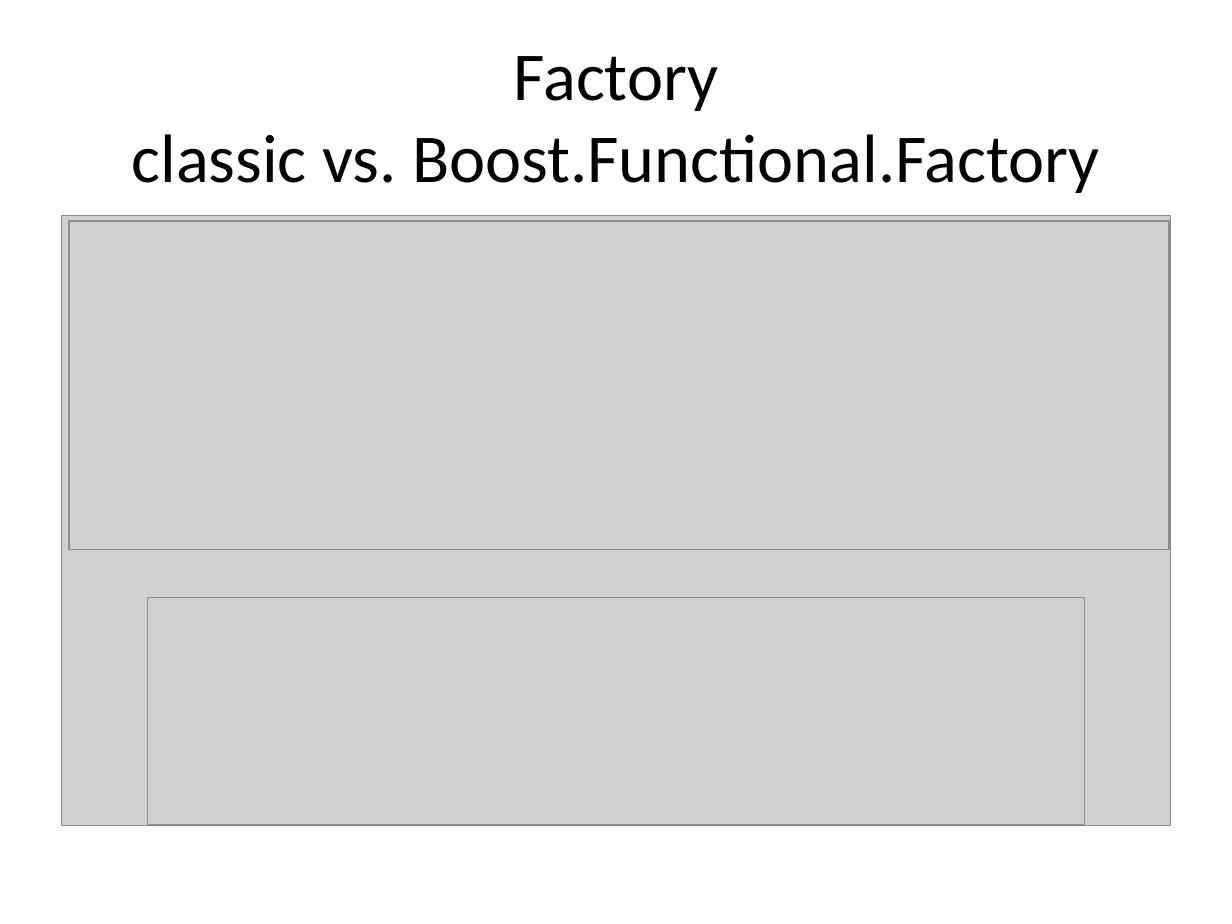
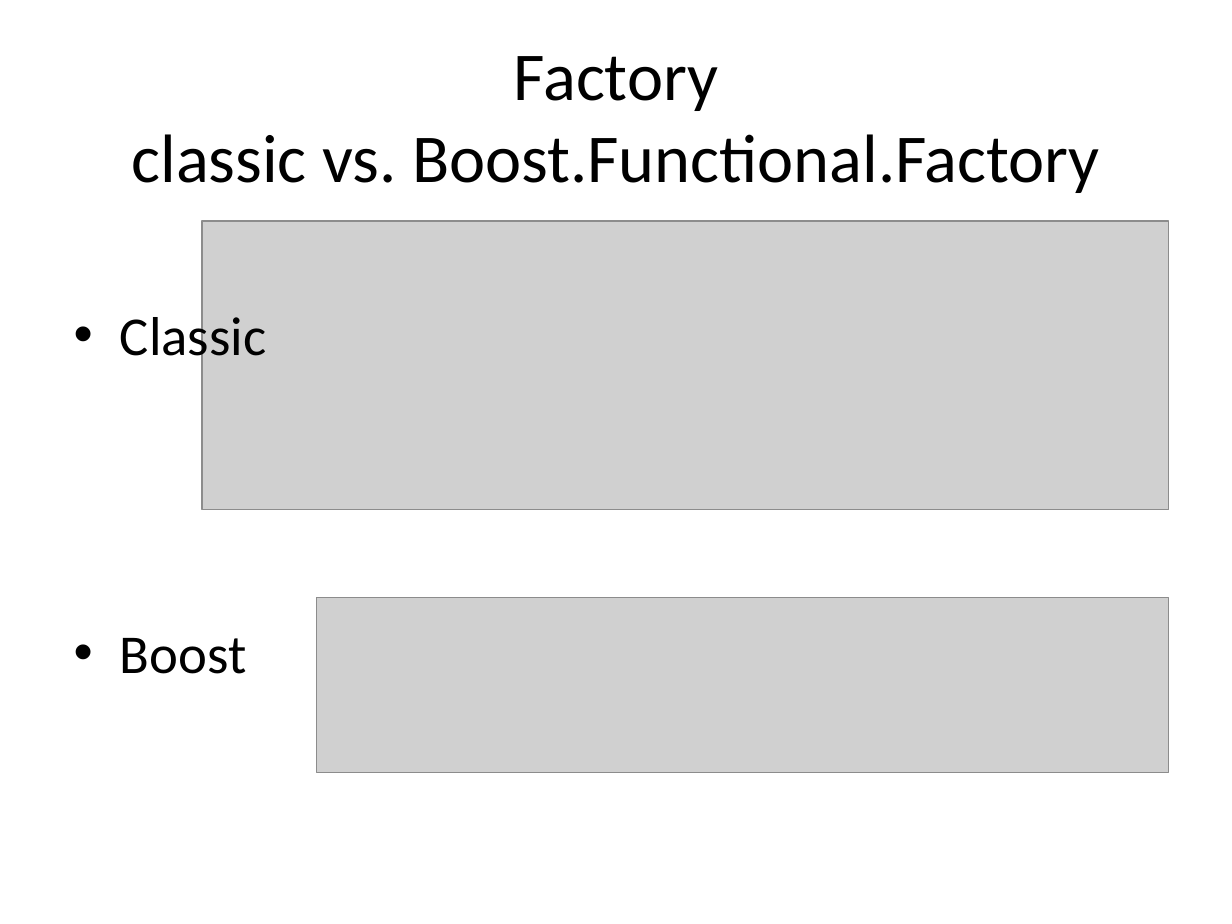
Before and after one commit to kamyu104/GofPatterns, a slide deck: slide 63 of Effective patterns.ppt (slide 68 before the commit). Drawn at 1232x924 pixels with LibreOffice and Linux fonts; fonts in the diff are those of the drawing; grey boxes stand for pictures. Boxes give left, top, right and bottom in pixels: in the first picture for what was removed or moved away, otherwise in the second. Text is boxed around its words. In the diff, an @@ line names an element or a change of style, - is before the commit and + after.

```diff
--- a/Effective patterns.ppt
+++ b/Effective patterns.ppt
@@ picture removed at (x1=62, y1=216, x2=1170, y2=825) @@
@@ picture resized from (x1=69, y1=222, x2=1169, y2=549) to (x1=202, y1=222, x2=1169, y2=510) @@
@@ text added at (x1=120, y1=310, x2=266, y2=674), 32 pt, text #000000 @@
+• Classic
+• Boost
@@ picture resized from (x1=148, y1=598, x2=1084, y2=824) to (x1=317, y1=598, x2=1169, y2=772) @@
```
Also in this commit, not shown: 56 other slides changed, 4 slides added, 10 slides removed, 1 other file.
